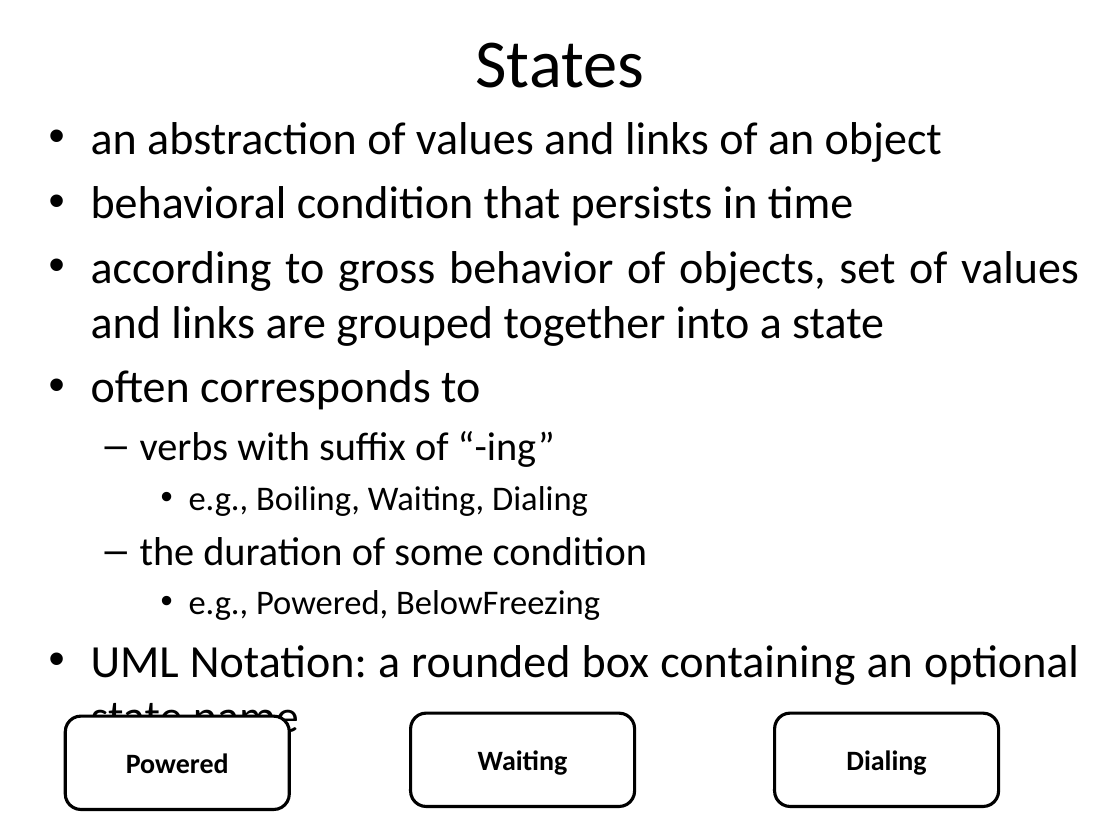
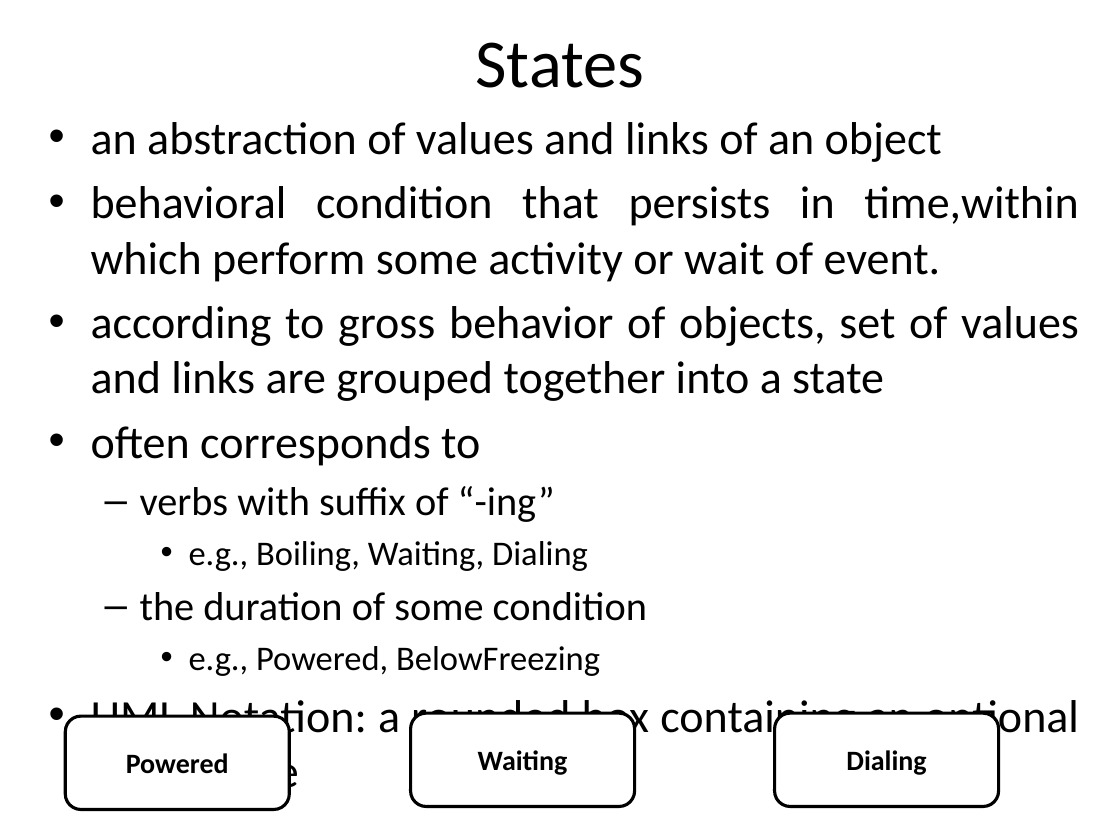
Before and after one commit to theabhishek07/Object-Oriented-Analysis-and-Design, a slide deck: slide 8 of Classroom/9. stateModeling.pptx. Drawn at 1120x840 pixels with LibreOffice and Linux fonts; fonts in the diff are those of the drawing. Boxes give left, top, right and bottom in pixels: in the first picture for what was removed or moved away, otherwise in the second. Text is boxed around its words. In the diff, an @@ line names an element or a change of style, - is before the commit and + after.

```diff
--- a/Classroom/9. stateModeling.pptx
+++ b/Classroom/9. stateModeling.pptx
@@ text at bbox=[91, 186, 1079, 282]: text changed @@
-  • behavioral condition that persists in time
+  • behavioral condition that persists in time,within which perform some activity or wait of event.
```
Also in this commit, not shown: 3 other slides changed, 2 slides added, 6 slides removed, 3 other files.
